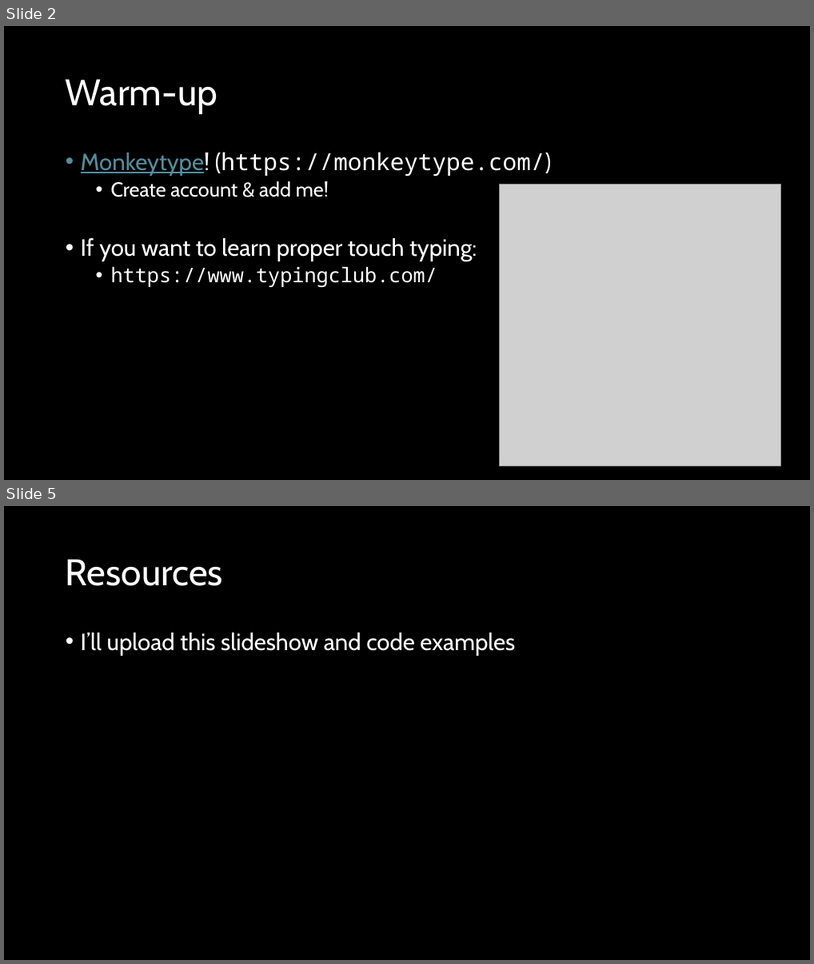
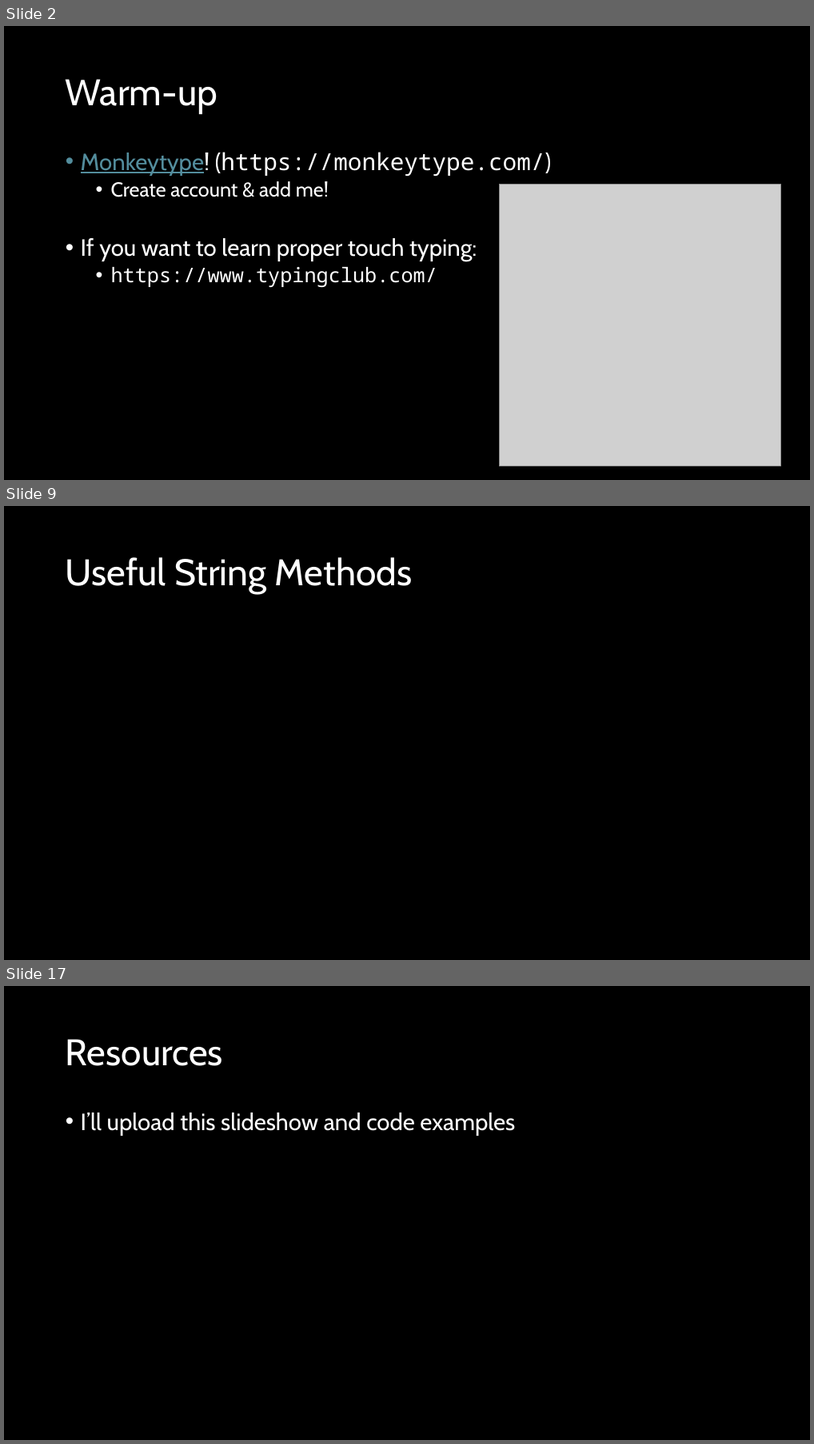
Before and after one commit to d-guh/computer-courses, a slide deck: intro-to-python/03/lesson-03.pptx. Shown one above the other, each under a label of ours: slides 2 and 5 before the commit, slides 2, 9 and 17 after it; the slides between them are not shown. The pictures are 814x964 and 814x1444 pixels, drawn with LibreOffice and Linux fonts; fonts in the diff are those of the drawing; grey boxes stand for pictures; background and template pictures are left out. Boxes give left, top, right and bottom in pixels: in the first picture for what was removed or moved away, otherwise in the second. Text is boxed around its words. In the diff, an @@ line names an element or a change of style, - is before the commit and + after.

```diff
--- a/intro-to-python/03/lesson-03.pptx
+++ b/intro-to-python/03/lesson-03.pptx
@@ slide 9 added at (4, 506, 810, 960), background #000000 @@
@@ title added at (66, 557, 412, 594), 44 pt, text #FFFFFF @@
+Useful String Methods
@@ what was slide 5 is now slide 17 @@
```
Also in this commit, not shown: 2 slides changed, 11 other slides added, 1 other file.
